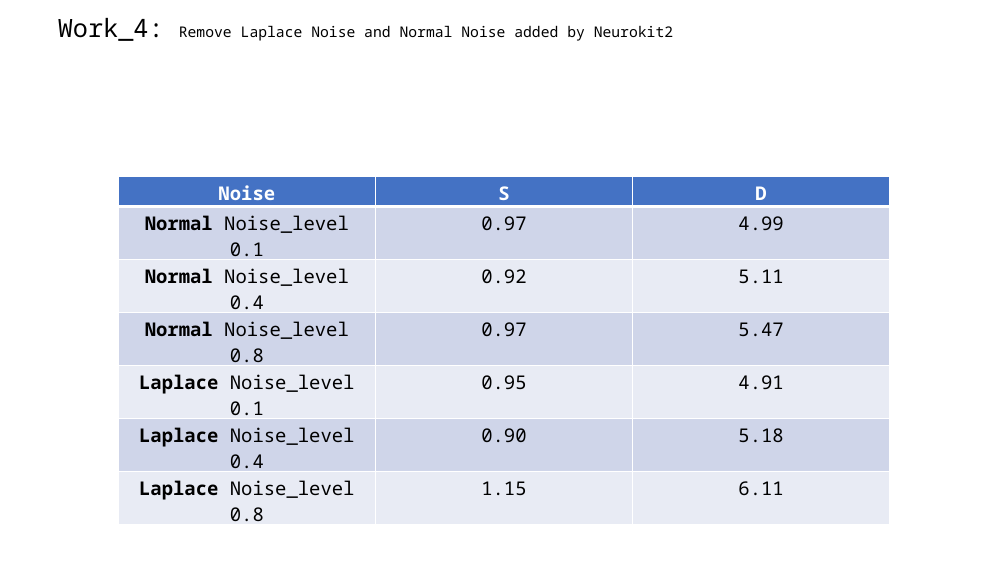
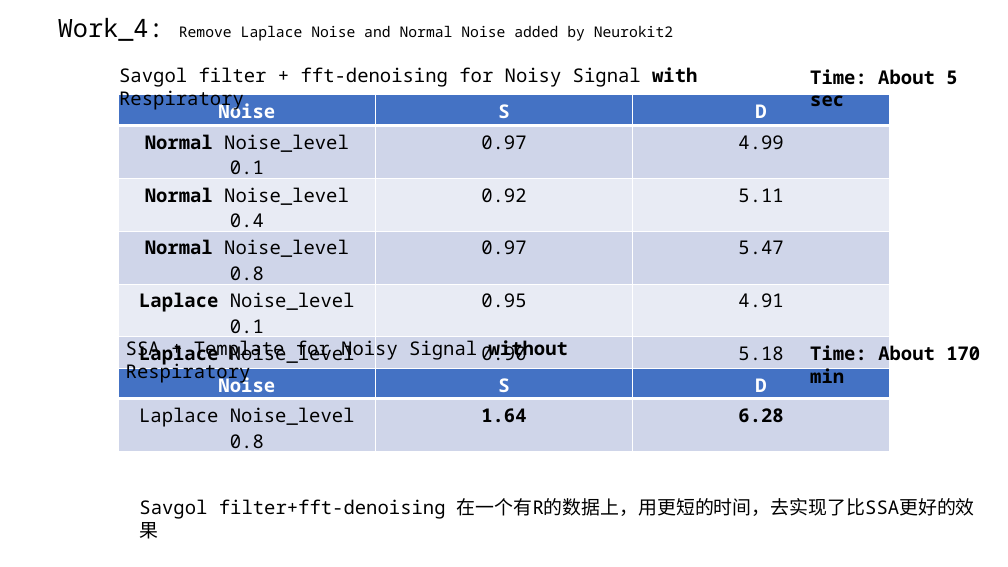
Before and after one commit to A-Big-Tortoise/Presentation, a slide deck: slide 15 of Presentation_911_JiayuChen.pptx (slide 12 before the commit). Drawn at 1008x567 pixels with LibreOffice and Linux fonts; fonts in the diff are those of the drawing. Boxes give left, top, right and bottom in pixels: in the first picture for what was removed or moved away, otherwise in the second. Text is boxed around its words. In the diff, an @@ line names an element or a change of style, - is before the commit and + after.

```diff
--- a/Presentation_911_JiayuChen.pptx
+++ b/Presentation_911_JiayuChen.pptx
@@ text added at (x1=119, y1=67, x2=697, y2=111), 18 pt, text #000000 @@
+Savgol filter + fft-denoising for Noisy Signal with Respiratory
@@ text added at (x1=810, y1=69, x2=957, y2=106), 18 pt, text #000000, bold @@
+Time: About 5 sec
@@ table at (x1=118, y1=95, x2=889, y2=458) @@
@@ bold on in "1.15", "6.11" @@
@@ table resized from (x1=118, y1=176, x2=889, y2=525) to (x1=118, y1=95, x2=889, y2=458) @@
@@ text added at (x1=126, y1=337, x2=568, y2=384), 18 pt, text #000000 @@
+SSA + Template for Noisy Signal without Respiratory
@@ text added at (x1=810, y1=343, x2=980, y2=383), 18 pt, text #000000, bold @@
+Time: About 170 min
@@ table added at (x1=118, y1=368, x2=889, y2=449), 2 rows, 3 columns @@
+Noise | S | D
+Laplace Noise_level 0.8 | 1.64 | 6.28
@@ text added at (x1=139, y1=498, x2=975, y2=519), 18 pt, text #000000 @@
+Savgol filter+fft-denoising 在一个有R的数据上，用更短的时间，去实现了比SSA更好的效果
```
Also in this commit, not shown: 9 other slides changed, 3 slides added, 1 slide removed.
